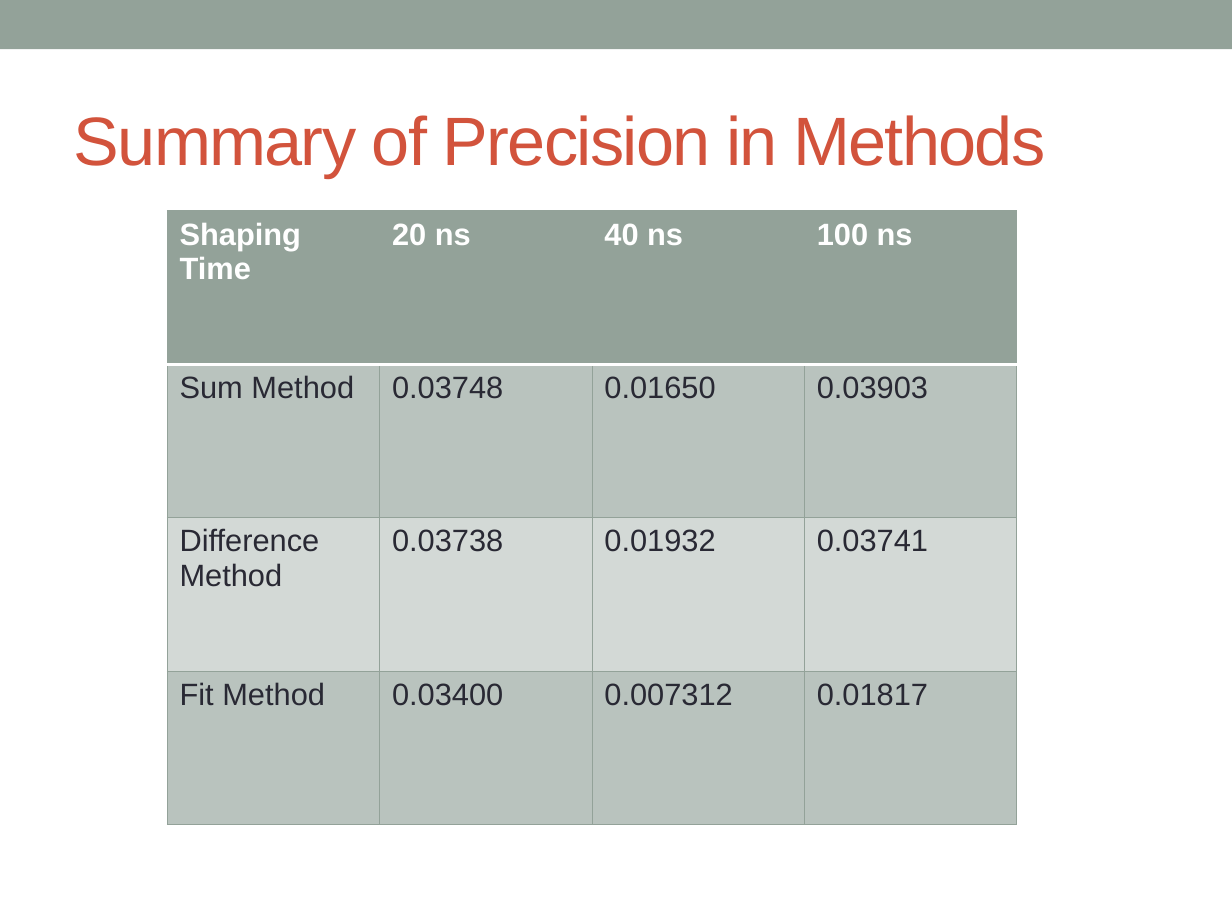
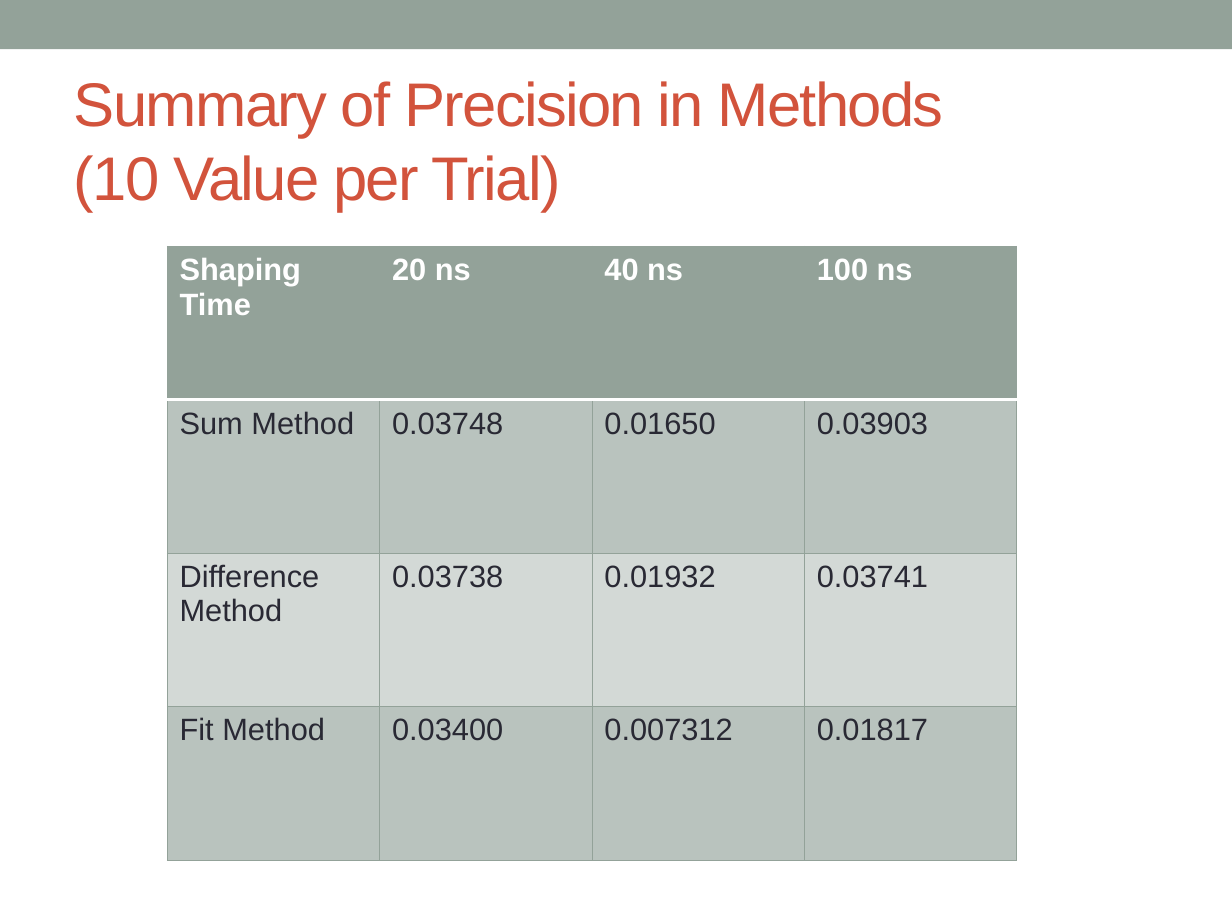
Before and after one commit to sethhirsh/Mu2e, a slide deck: slide 12 of Presentation2.pptx (slide 11 before the commit). Drawn at 1232x924 pixels with LibreOffice and Linux fonts; fonts in the diff are those of the drawing. Boxes give left, top, right and bottom in pixels: in the first picture for what was removed or moved away, otherwise in the second. Text is boxed around its words. In the diff, an @@ line names an element or a change of style, - is before the commit and + after.

```diff
--- a/Presentation2.pptx
+++ b/Presentation2.pptx
@@ title at (74, 81, 943, 211): text changed; size 40 to 36 pt @@
-Summary of Precision in Methods
+Summary of Precision in Methods
+(10 Value per Trial)
@@ table: place and size @@
-table at (168, 211, 1015, 824)
+table at (168, 246, 1015, 860)
```
Also in this commit, not shown: 7 other slides changed, 1 slide added, 21 other files.
